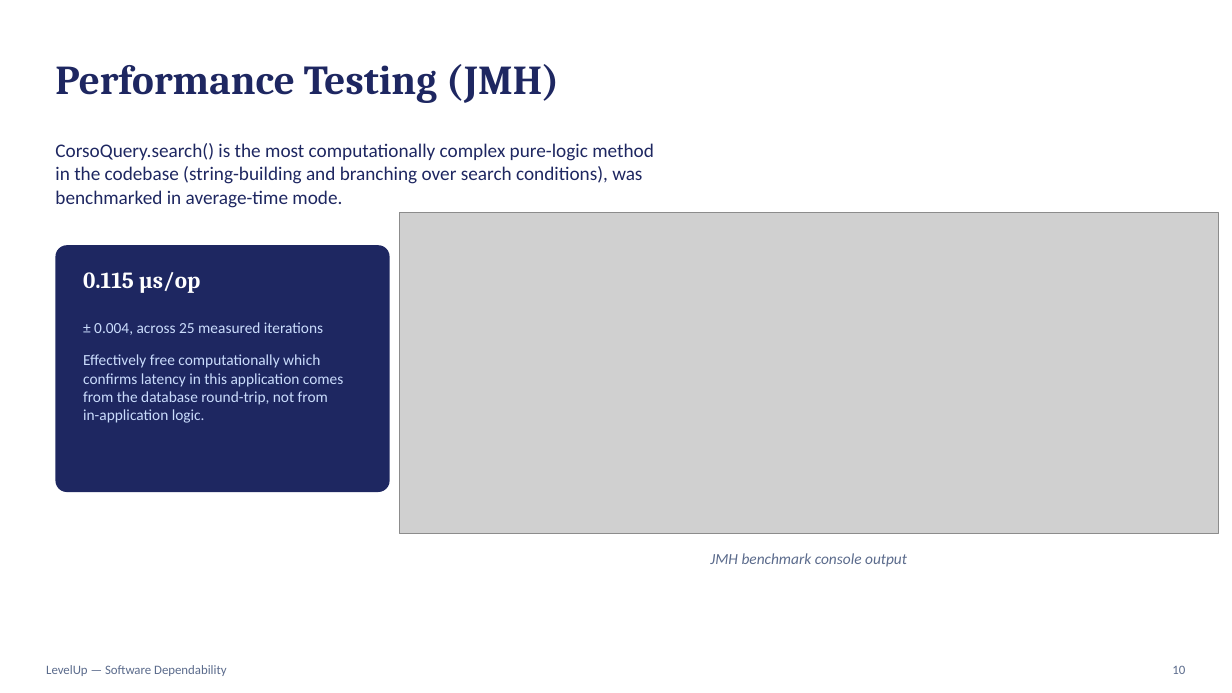
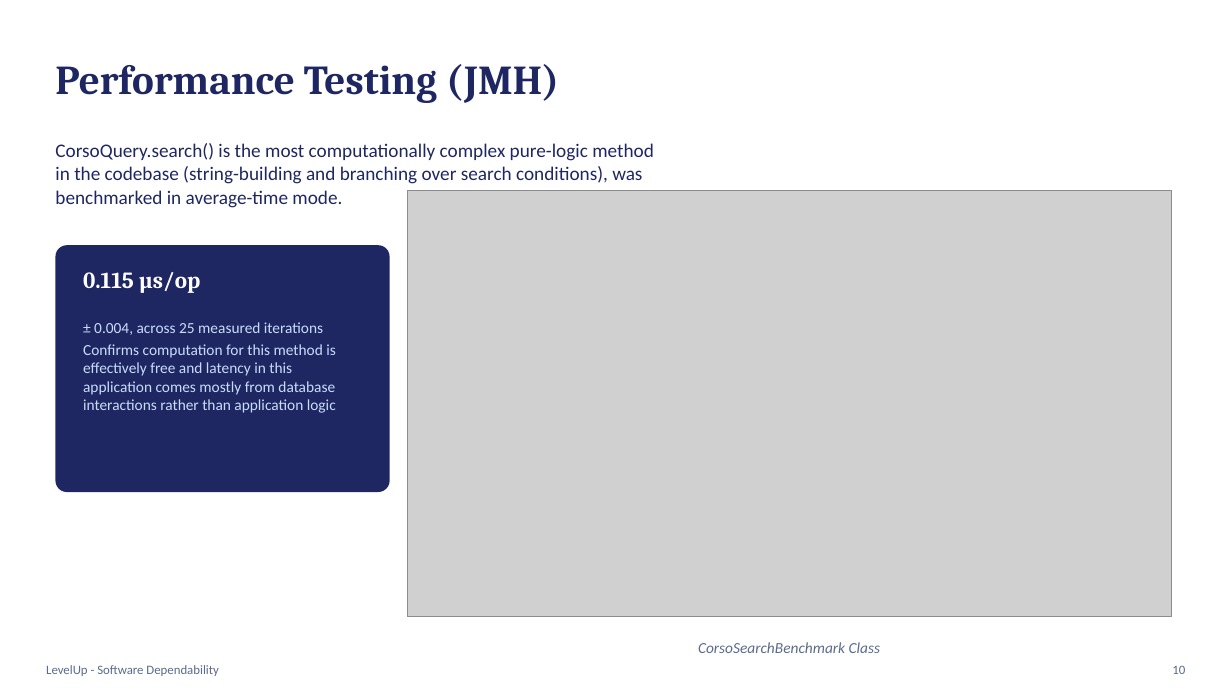
Before and after one commit to Pierbit/LevelUpProjectSD, a slide deck: slide 10 of LevelUp_SD_Presentation.pptx. Drawn at 1232x693 pixels with LibreOffice and Linux fonts; fonts in the diff are those of the drawing; grey boxes stand for pictures. Boxes give left, top, right and bottom in pixels: in the first picture for what was removed or moved away, otherwise in the second. Text is boxed around its words. In the diff, an @@ line names an element or a change of style, - is before the commit and + after.

```diff
--- a/LevelUp_SD_Presentation.pptx
+++ b/LevelUp_SD_Presentation.pptx
@@ picture: place and size @@
-picture at [399, 213, 1218, 534]
+picture at [408, 191, 1172, 617]
@@ text at [83, 344, 336, 413]: text changed @@
-Effectively free computationally which confirms latency in this application comes from the database round-trip, not from in-application logic.
+Confirms computation for this method is effectively free and latency in this application comes mostly from database interactions rather than application logic
@@ text at [698, 642, 880, 653]: text changed @@
-JMH benchmark console output
+CorsoSearchBenchmark Class
@@ text at [46, 665, 218, 676]: text changed @@
-LevelUp — Software Dependability
+LevelUp - Software Dependability
```
Also in this commit, not shown: 12 other slides changed.
